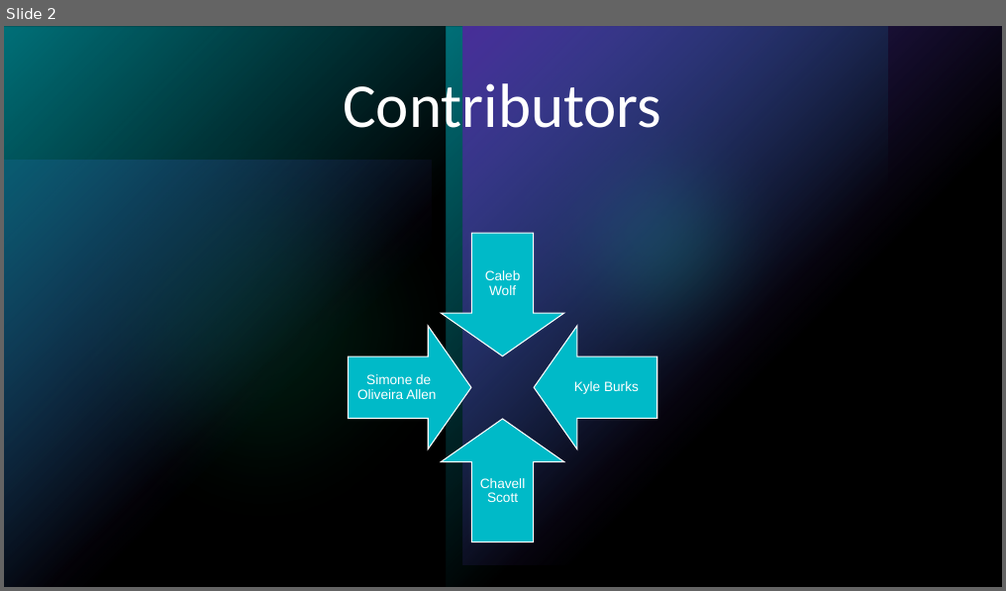
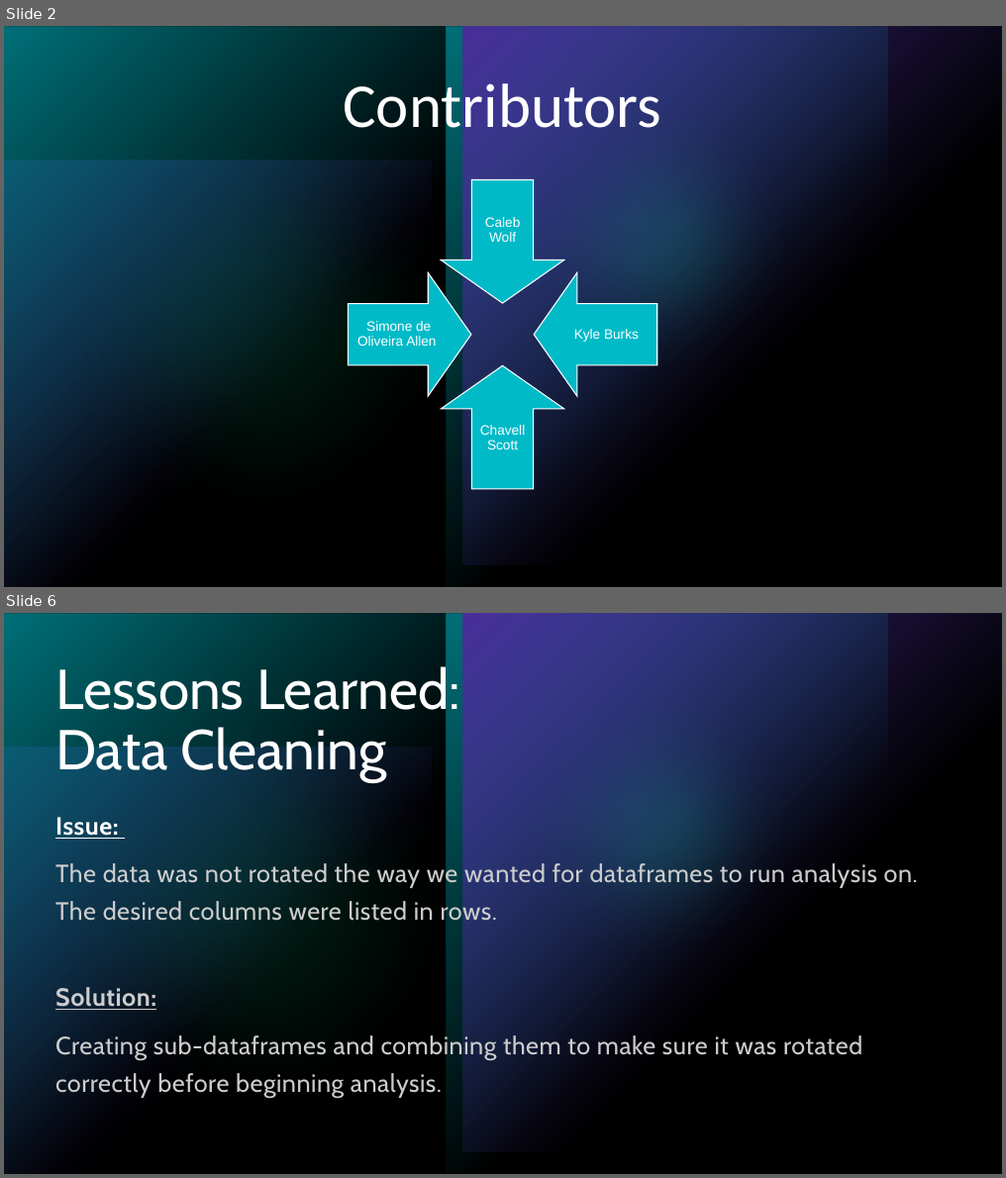
Before and after one commit to ralphy32/project_1, a slide deck: Project 1.pptx. Shown one above the other, each under a label of ours: slide 2 before the commit, slides 2 and 6 after it; the slides between them are not shown. The pictures are 1006x591 and 1006x1178 pixels, drawn with LibreOffice and Linux fonts; fonts in the diff are those of the drawing. Boxes give left, top, right and bottom in pixels: in the first picture for what was removed or moved away, otherwise in the second. Text is boxed around its words. In the diff, an @@ line names an element or a change of style, - is before the commit and + after.

```diff
--- a/Project 1.pptx
+++ b/Project 1.pptx
@@ slide 6 added at <box>4,613,1002,1174</box>, background #000000; not listed: 7 template elements that a slide beside it also shows @@
@@ title added at <box>55,662,460,782</box>, 54 pt, text #FFFFFF @@
+Lessons Learned:
+Data Cleaning
@@ text added at <box>55,817,918,1098</box>, 24 pt, text #CCCCCC @@
+Issue:
+The data was not rotated the way we wanted for dataframes to run analysis on. The desired columns were listed in rows.
+Solution:
+Creating sub-dataframes and combining them to make sure it was rotated correctly before beginning analysis.
@@ slide 2 changed as well @@
@@ 4 texts, 4 down arrows: place and size @@
-4 texts, 4 down arrows at <box>348,233,657,543</box>
+4 texts, 4 down arrows at <box>348,180,657,489</box>
```
Also in this commit, not shown: 11 other slides changed, 11 other slides added, 4 slides removed.
